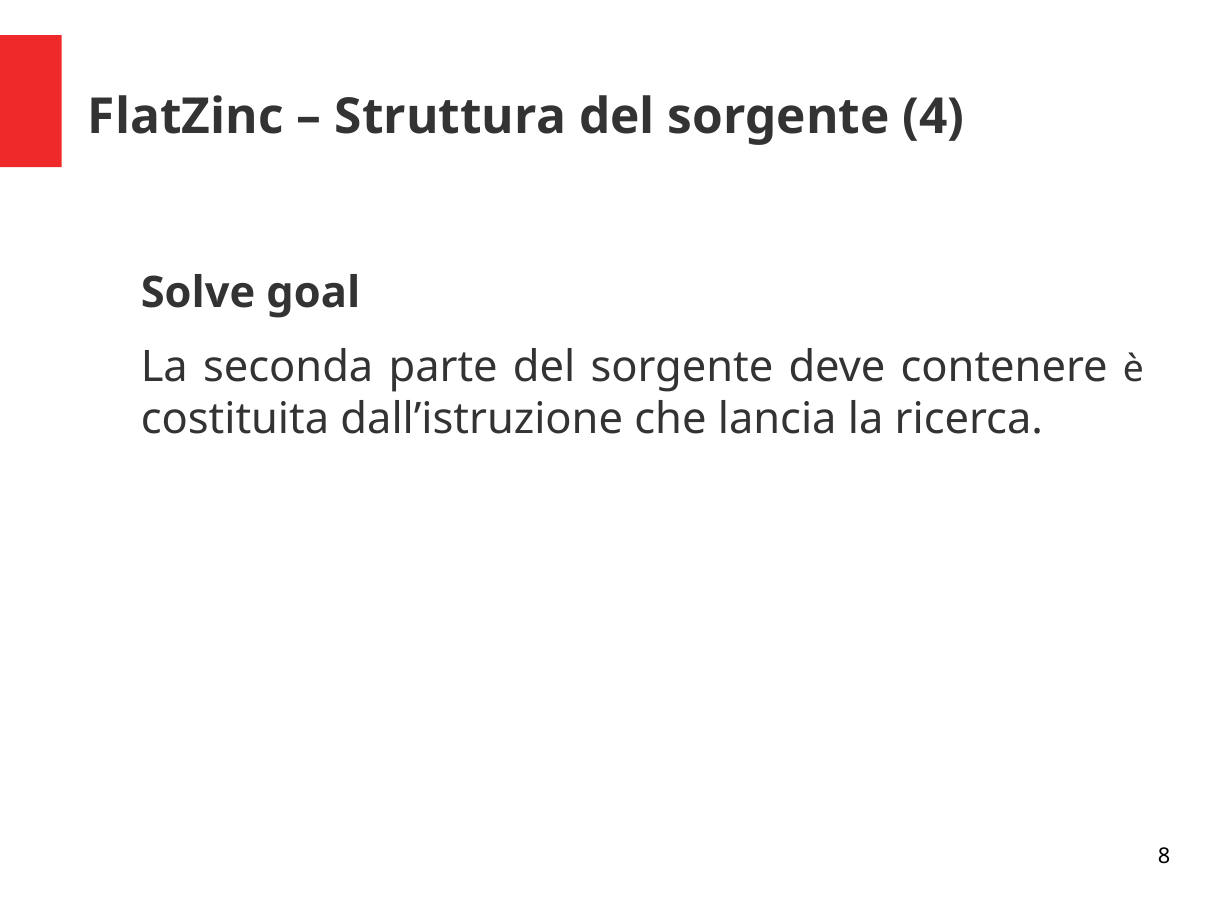
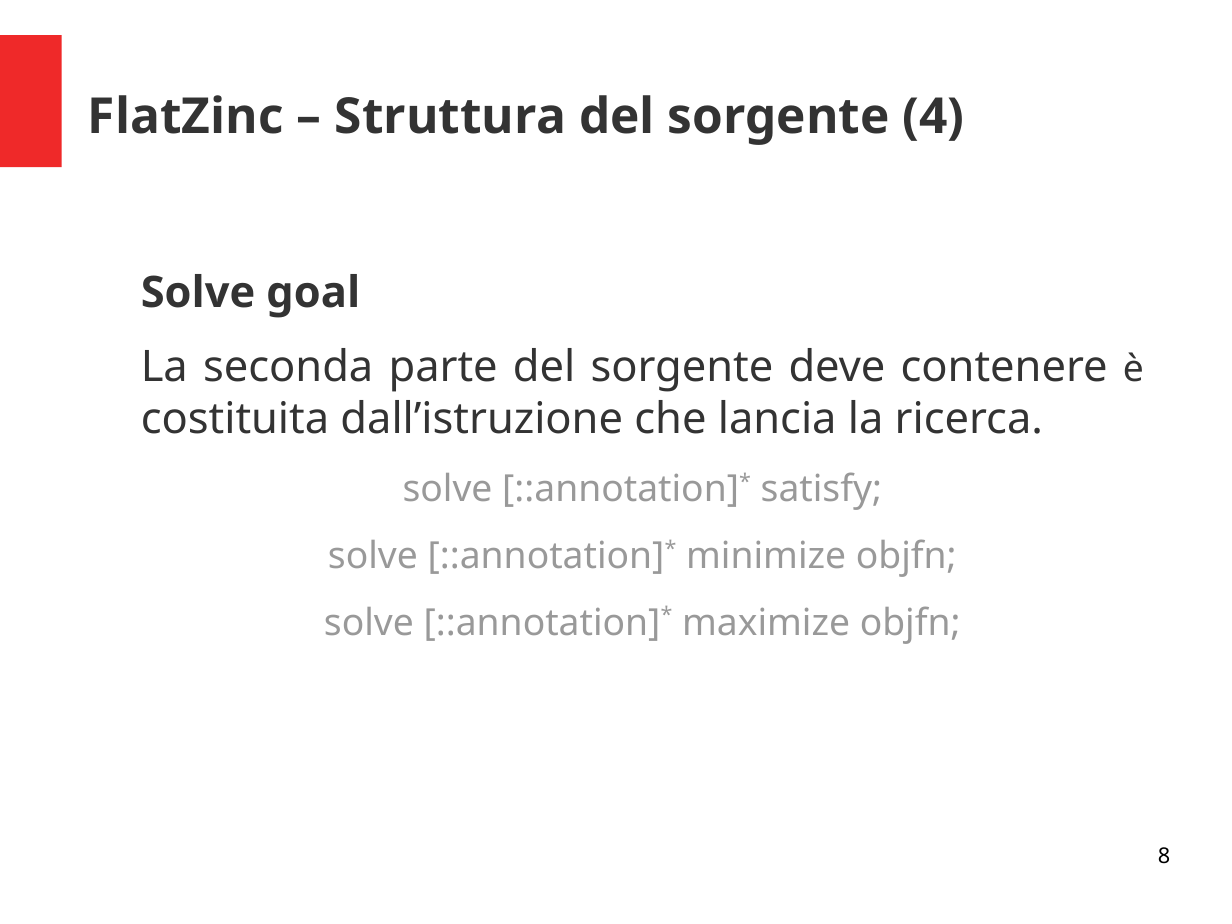
Before and after one commit to padovanl/eclipse2flatzinc, a slide deck: slide 8 of presentazione.odp. Drawn at 1232x924 pixels with LibreOffice and Linux fonts; fonts in the diff are those of the drawing. Boxes give left, top, right and bottom in pixels: in the first picture for what was removed or moved away, otherwise in the second. Text is boxed around its words. In the diff, an @@ line names an element or a change of style, - is before the commit and + after.

```diff
--- a/presentazione.odp
+++ b/presentazione.odp
@@ text at (x1=324, y1=472, x2=961, y2=644): paragraphs added @@
+solve [::annotation]* satisfy;
+solve [::annotation]* minimize objfn;
+solve [::annotation]* maximize objfn;
```
Also in this commit, not shown: 2 other slides changed.
